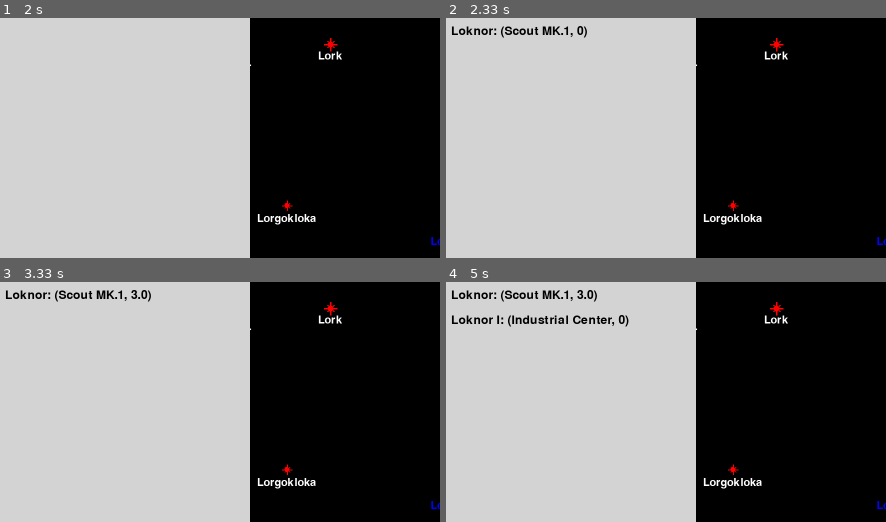
Above: before the commit, frames 1-4 (two rows, left to right).
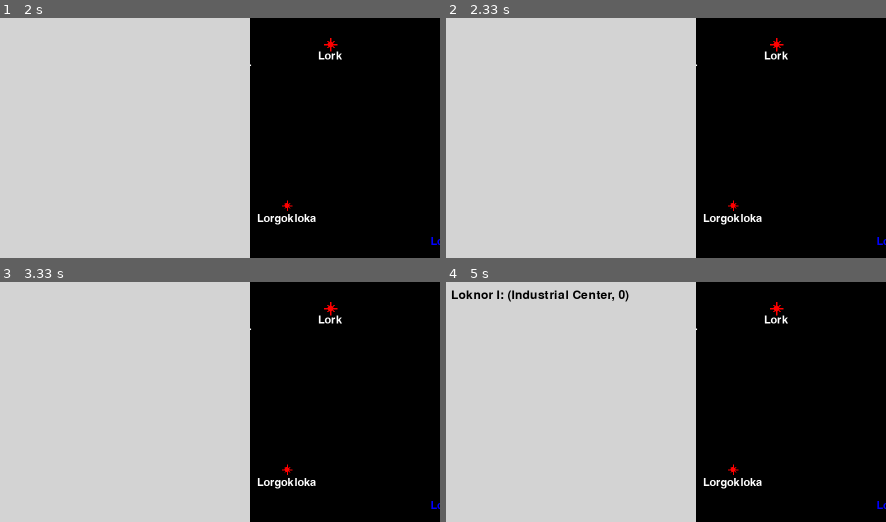
Above: after the commit, the same moments.

Repository: samwheel/KingOfTheGalaxy
Game: pygame game, started from main.py
The game is run twice, just before and just after one commit, with the same random seed, the same clock (stepped at 60 frames per second) and the same inputs.
Inputs (mouse positions are % of the whole screen's width and height, from its top left):
- Up to frame 1 (2 s): click (51, 48) at 0.38 s; click (52, 55) at 0.72 s; click (20, 32) at 1.05 s; click (63, 57) at 1.38 s; click (9, 2) at 1.72 s
- Up to frame 2 (2.33 s): click (34, 88) at 2.05 s
- Up to frame 3 (3.33 s): click (80, 59) at 2.38 s; click (19, 97) at 2.72 s; click (3, 3) at 3.05 s
- Up to frame 4 (5 s): click (18, 58) at 3.38 s; click (53, 14) at 3.72 s; click (20, 13) at 4.05 s; click (36, 83) at 4.88 s
The pictures show only the part of the screen within x 0-50%, y 11-61%; the shares and areas given below are measured in that part.

Frame 1 is identical in both runs. In frame 2, 0.6% of the frame differs, in the area x 1-33%, y 3-9%; in frame 3, 0.6%; in frame 4, 1.5%, in the area x 1-42%, y 3-19%.

Commit message:
Removed extraneous ship build validation

Diff:
--- a/src/build_handler.py
+++ b/src/build_handler.py
@@ -14,8 +14,6 @@
             except ValueError:
                 if isinstance(building, Building):
                     building.location.buildings.index(building)
-                elif isinstance(building, Ship):
-                    self.empire.ships.index(building)
         except ValueError:
             self.__build_list.append((building, 0))
             pass
